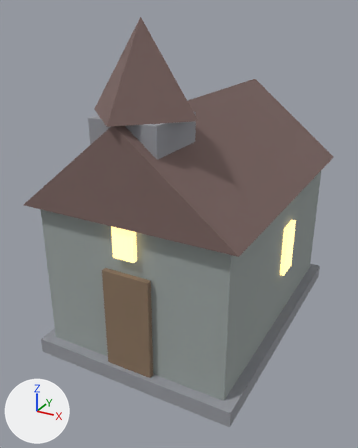
An edit to the glTF model web/assets/meshes/chapel.glb, drawn before and after from the same camera.
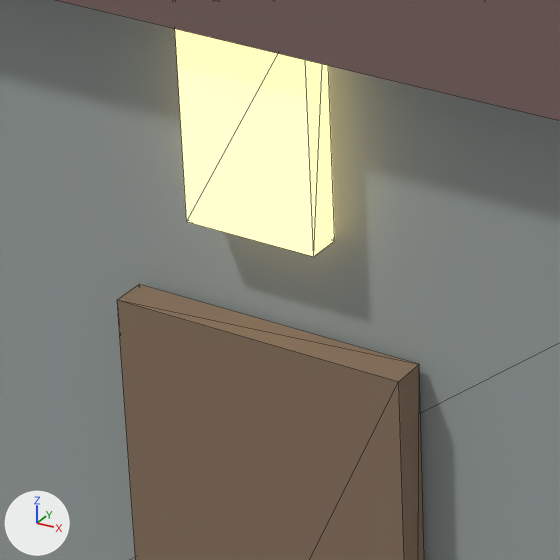
There are two pictures of each version: one whole from a camera (50 mm lens) standing at (4.19, -8.49, 6.24) and looking at (-0.17, -0.56, 2.27), one close up on the part from 23% to 48% of the width and 49% to 70% of the height. Arrows for +X, +Y and +Z are at lower left; the lights stay in place. The last two pictures show the newer version. The close-ups show mesh edges as thin lines. Vertices at exactly the same position are counted once.

In view in the first close-up: 'chapel'.
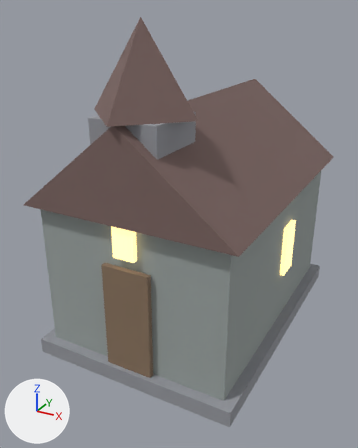
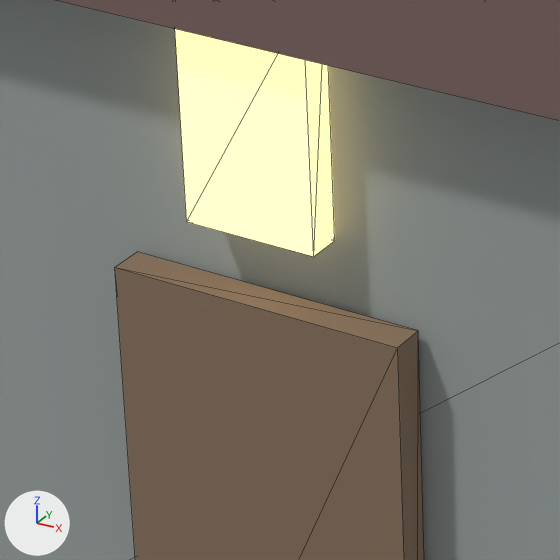
Where the change shows, as pixel boxes (x1, y1, x2, y2) in the close-ups (560 x 560 px; the box of a moved part takes in the faces that stretch with it):
part 1 of me_chapel, moved or reshaped: before (117, 284, 424, 560); after (115, 252, 424, 560)

The change, as a diff of the scene's bpy script:
```diff
--- a/web/assets/meshes/chapel.glb.py
+++ b/web/assets/meshes/chapel.glb.py
@@ me_chapel @@
 me_chapel.from_pydata(...)  # 67 vertices, 98 faces; spans x -2.0..2.0, y -2.95..2.8, z 0.0..6.1
 # used by ob_chapel; location = (0.0, 0.0, 0.0)
 # before: 39 (-0.45, -2.72, 2.2) at pixel (117, 299), 40 (0.45, -2.72, 2.2) at pixel (398, 381), 41 (0.45, -2.62, 2.2) at pixel (419, 364), 42 (-0.45, -2.62, 2.2) at pixel (139, 284)
+# me_chapel part 1
+for i in [*range(39, 43)]: me_chapel.vertices[i].co += Vector((0.0, 0.0, 0.1))
 me_chapel.materials.append(mat_mat_stone)
```
